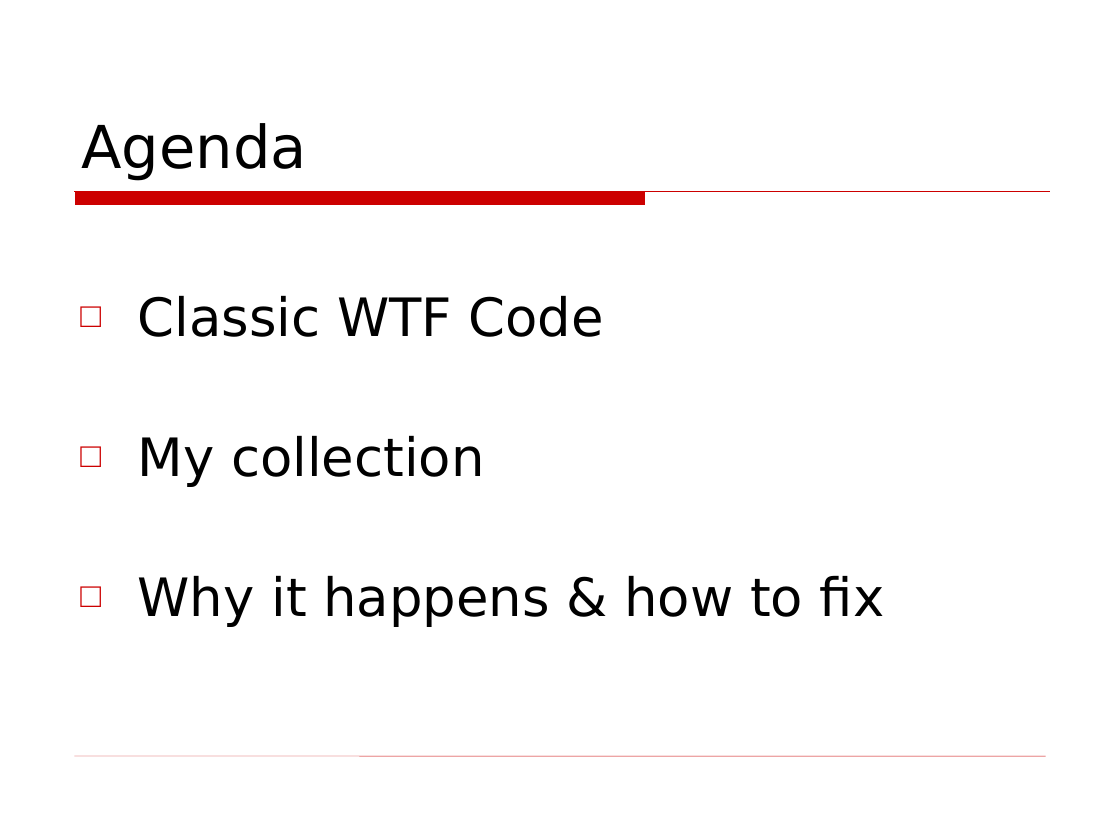
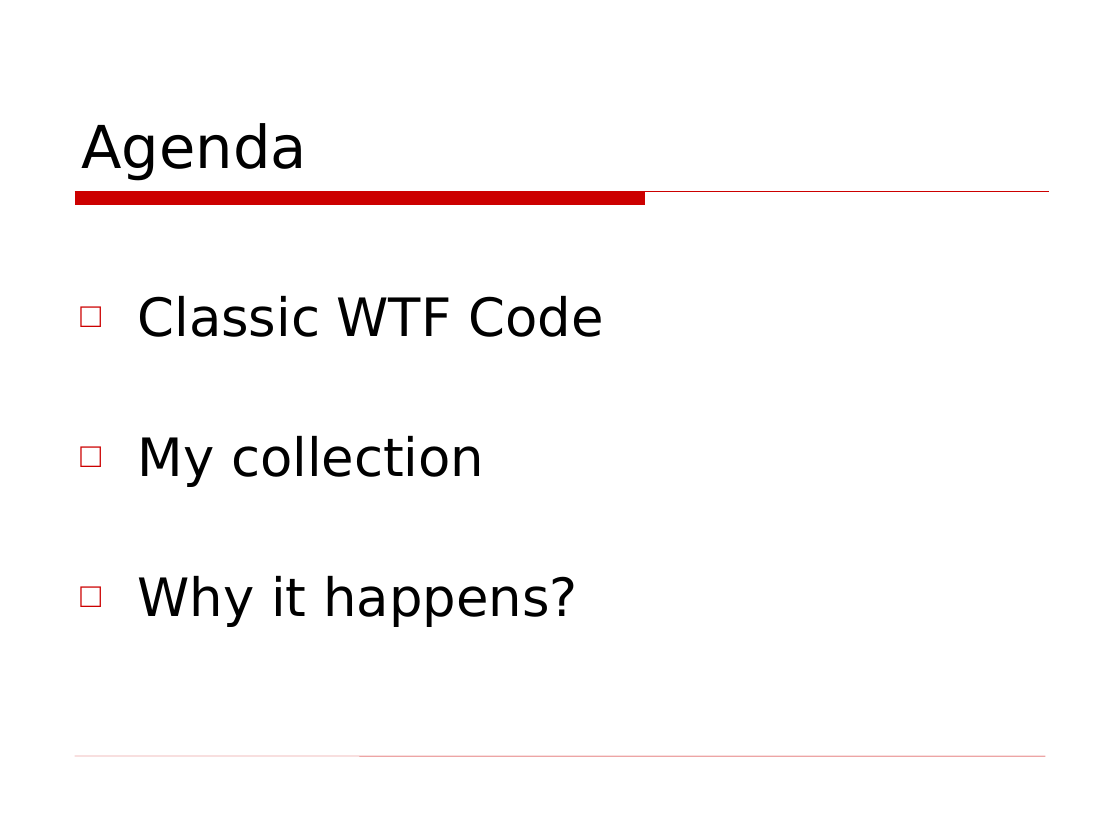
Before and after one commit to asolntsev/presentations, a slide deck: slide 3 of wtf-code/WTF_code.topconf.en.ppt. Drawn at 1120x840 pixels with LibreOffice and Linux fonts; fonts in the diff are those of the drawing; background and template pictures are left out. Boxes give left, top, right and bottom in pixels: in the first picture for what was removed or moved away, otherwise in the second. Text is boxed around its words. In the diff, an @@ line names an element or a change of style, - is before the commit and + after.

```diff
--- a/wtf-code/WTF_code.topconf.en.ppt
+++ b/wtf-code/WTF_code.topconf.en.ppt
@@ text at bbox=[138, 575, 577, 627]: text changed @@
-□ Why it happens & how to fix
+□ Why it happens?
```
Also in this commit, not shown: 9 other slides changed, 10 slides added, 12 slides removed.
